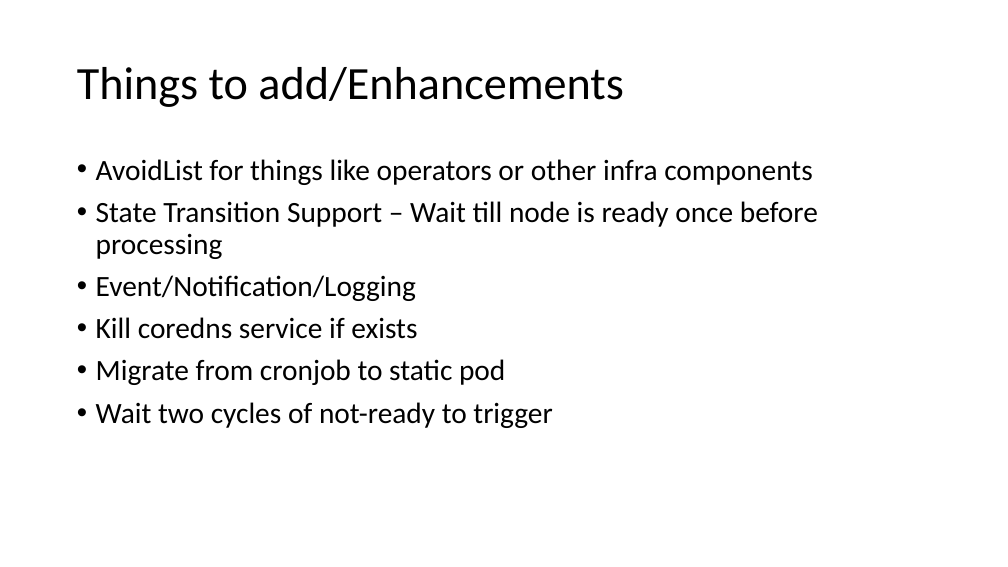
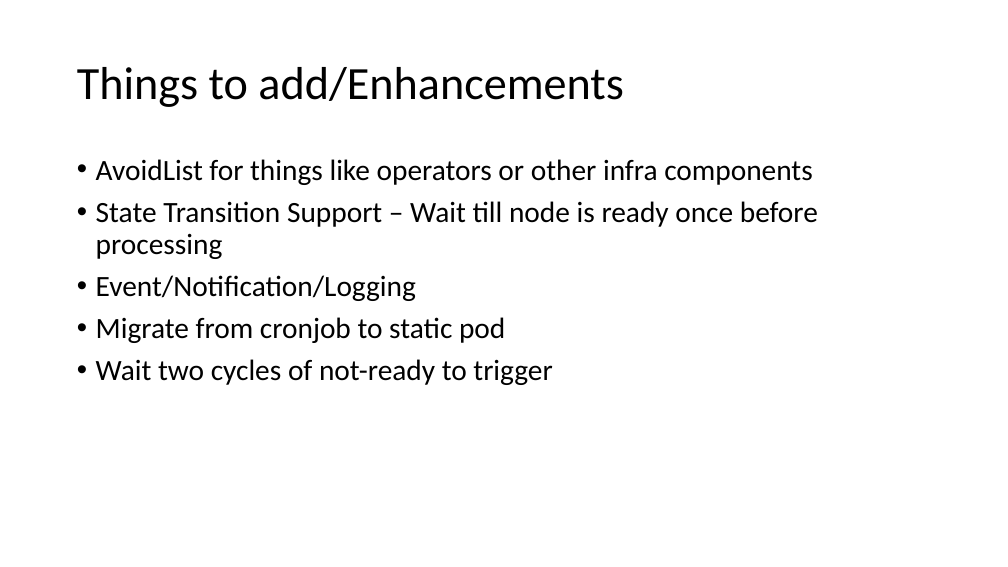
Before and after one commit to RHsyseng/podsupervisor, a slide deck: slide 6 of doc/podsupervisor.pptx. Drawn at 1008x567 pixels with LibreOffice and Linux fonts; fonts in the diff are those of the drawing. Boxes give left, top, right and bottom in pixels: in the first picture for what was removed or moved away, otherwise in the second. Text is boxed around its words. In the diff, an @@ line names an element or a change of style, - is before the commit and + after.

```diff
--- a/doc/podsupervisor.pptx
+++ b/doc/podsupervisor.pptx
@@ text at bbox=[96, 317, 417, 339]: paragraph removed @@
-• Kill coredns service if exists
```
Also in this commit, not shown: 2 other slides changed, 4 other files.
